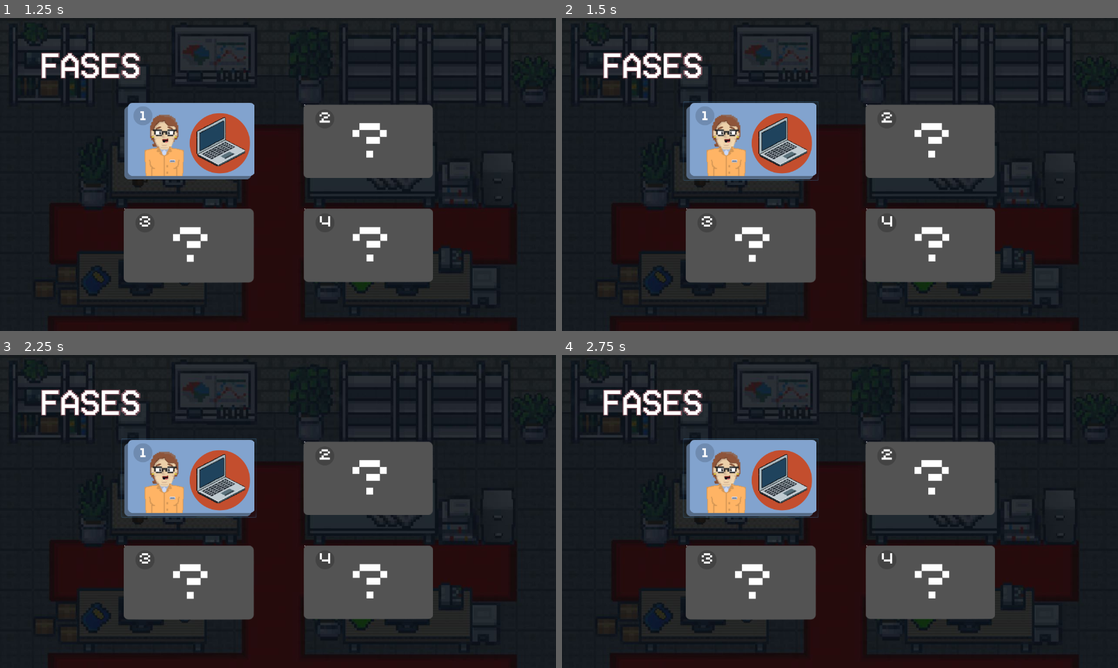
Above: before the commit, frames 1-4 (two rows, left to right).
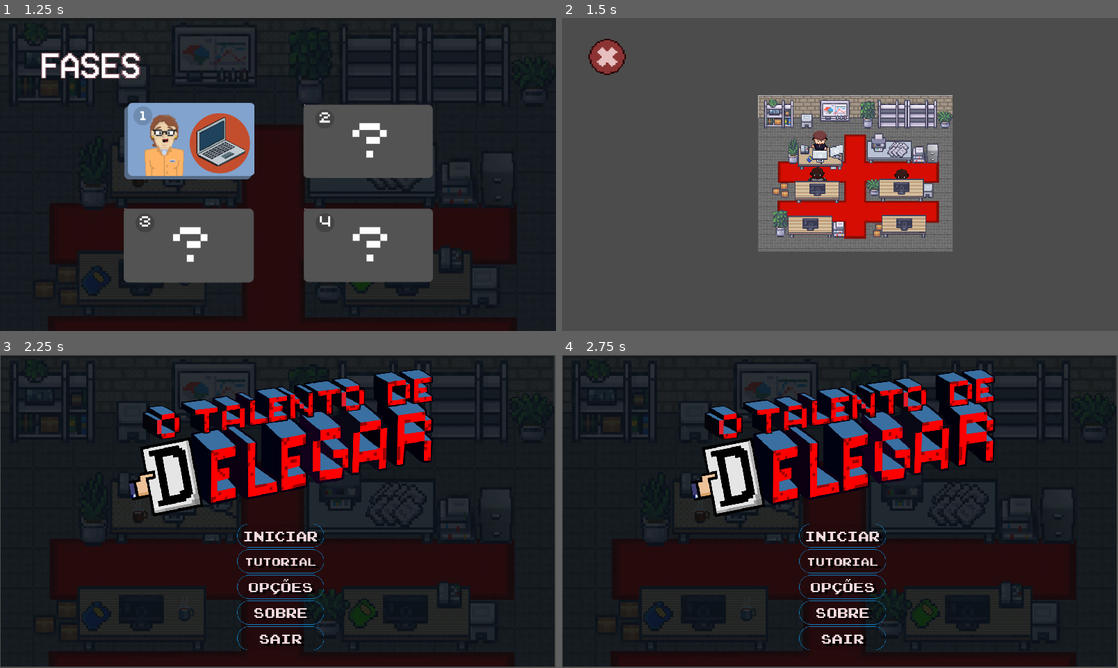
Above: after the commit, the same moments.

Repository: 2023M1T9-Inteli/grupo4
Game: Godot game, scene res://scenes/Menu.tscn
Two runs of this game, one before a commit and one after it. Both use one fixed random seed, a clock stepped at 60 frames per second and the inputs below.
Inputs (mouse positions are in pixels of both pictures, inside the frame that each line leads up to):
- Up to frame 1 (1.25 s): click (278, 199) at 0.5 s
- Up to frame 2 (1.5 s): click (751, 140) at 1.25 s
- Up to frame 3 (2.25 s): click (44, 392) at 2.02 s
- Up to frame 4 (2.75 s): no input

Frame 1 is identical in both runs. In frame 2, 89% of the frame differs, in the area x 0-100%, y 0-100%; in frame 3, 34%; in frame 4, 34%.

Commit message:
Alteração, novamente, no botão de voltar para a exportação

Diff:
--- a/desenvolvimento/scenes/ConceptScene.tscn
+++ b/desenvolvimento/scenes/ConceptScene.tscn
@@ -8,9 +8,11 @@
 [ext_resource path="res://scenes/slots/Slot.tscn" type="PackedScene" id=6]
 [ext_resource path="res://scenes/prefabs/WorkerTableTextureRect.tscn" type="PackedScene" id=7]
 [ext_resource path="res://scenes/buttons/BackButton.tscn" type="PackedScene" id=8]
+[ext_resource path="res://scripts/ConceptScene.gd" type="Script" id=9]
 
 [node name="ConceptScene" type="Node2D"]
 position = Vector2( 164, 70 )
+script = ExtResource( 9 )
 
 [node name="BackButton" parent="." instance=ExtResource( 8 )]
 margin_left = -104.0
@@ -75,3 +77,5 @@
 margin_top = 384.0
 margin_right = 459.0
 margin_bottom = 436.0
+
+[connection signal="pressed" from="BackButton" to="." method="_on_BackButton_pressed"]
--- a/desenvolvimento/scenes/buttons/BackButton.tscn
+++ b/desenvolvimento/scenes/buttons/BackButton.tscn
@@ -1,7 +1,6 @@
-[gd_scene load_steps=4 format=2]
+[gd_scene load_steps=3 format=2]
 
 [ext_resource path="res://assets/MenuScreen/botao_fechar.png" type="Texture" id=1]
-[ext_resource path="res://scripts/buttons/BackButton.gd" type="Script" id=2]
 
 [sub_resource type="StyleBoxEmpty" id=1]
 
@@ -9,11 +8,8 @@
 margin_right = 90.0
 margin_bottom = 83.0
 custom_styles/normal = SubResource( 1 )
-script = ExtResource( 2 )
 
 [node name="ExitSprite" type="Sprite" parent="."]
 position = Vector2( 44, 41.25 )
 scale = Vector2( 1.22857, 1.21014 )
 texture = ExtResource( 1 )
-
-[connection signal="pressed" from="." to="." method="_on_BackButton_pressed"]
--- /dev/null
+++ b/desenvolvimento/scripts/ConceptScene.gd
@@ -0,0 +1,6 @@
+extends Node2D
+
+# PT_BR: Abre a cena do menu
+# EN_US: Open the menu scene
+func _on_BackButton_pressed():
+	get_tree().change_scene("res://scenes/Menu.tscn")
Not shown: 1 places in desenvolvimento/scenes/ConceptScene.tscn that only renumber resources
Not shown, changed: docs/index.html
Not shown, changed: docs/index.js
Not shown, changed: docs/index.pck
Not shown, changed: docs/index.wasm
